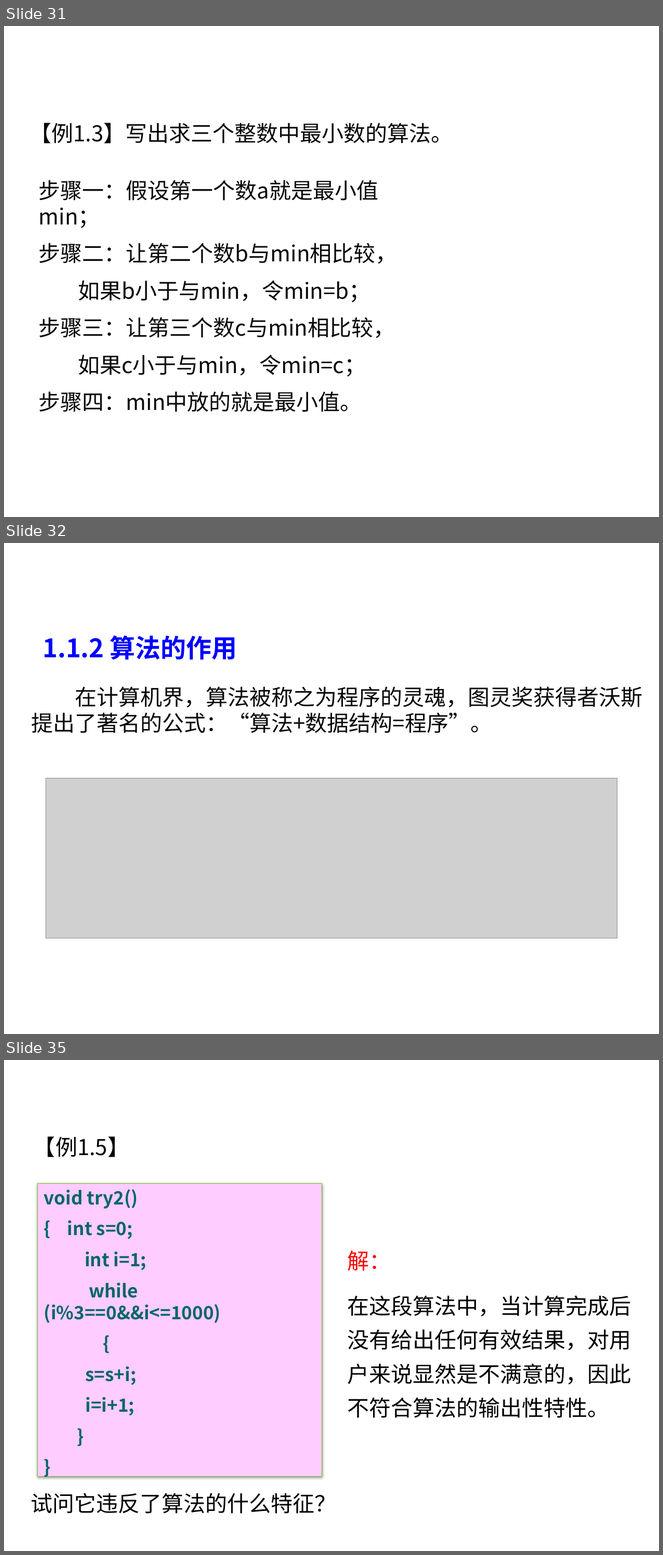
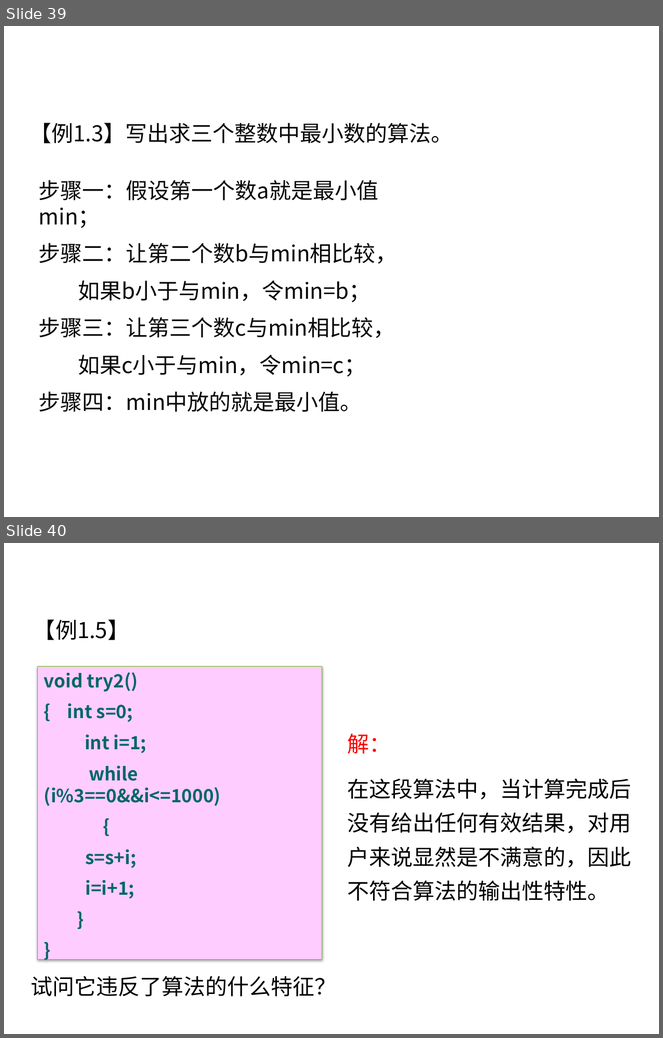
Before and after one commit to liutongling/DP, a slide deck: file/第1章 概论.pptx. Shown one above the other, each under a label of ours: slides 31, 32 and 35 before the commit, slides 39 and 40 after it; the slides between them are not shown. The pictures are 663x1555 and 663x1038 pixels, drawn with LibreOffice and Linux fonts; fonts in the diff are those of the drawing; grey boxes stand for pictures; background and template pictures are left out. Boxes give left, top, right and bottom in pixels: in the first picture for what was removed or moved away, otherwise in the second. Text is boxed around its words. In the diff, an @@ line names an element or a change of style, - is before the commit and + after.

```diff
--- a/file/第1章 概论.pptx
+++ b/file/第1章 概论.pptx
@@ slide 32 removed at <box>4,543,659,1034</box>, background #FFFFFF @@
@@ text removed at <box>42,636,237,660</box> @@
-1.1.2 算法的作用
@@ text removed at <box>32,687,643,733</box> @@
-在计算机界，算法被称之为程序的灵魂，图灵奖获得者沃斯提出了著名的公式：“算法+数据结构=程序”。
@@ picture removed at <box>46,778,617,938</box> @@
@@ what was slide 31 is now slide 39 @@
@@ what was slide 35 is now slide 40 @@
```
Also in this commit, not shown: 5 slides changed, 9 slides added, 28 other slides removed.
